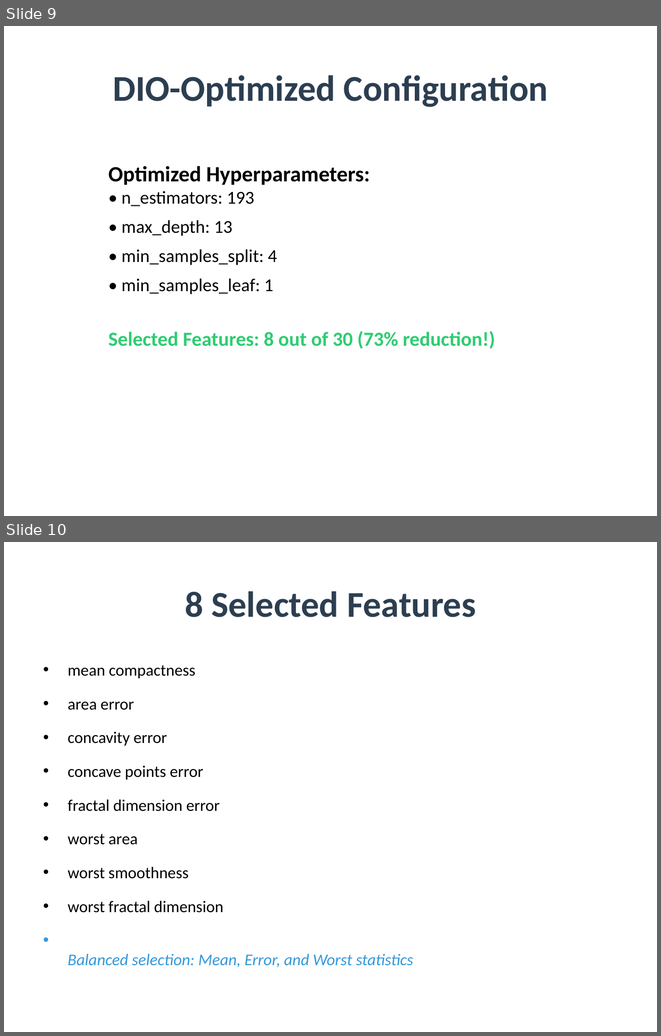
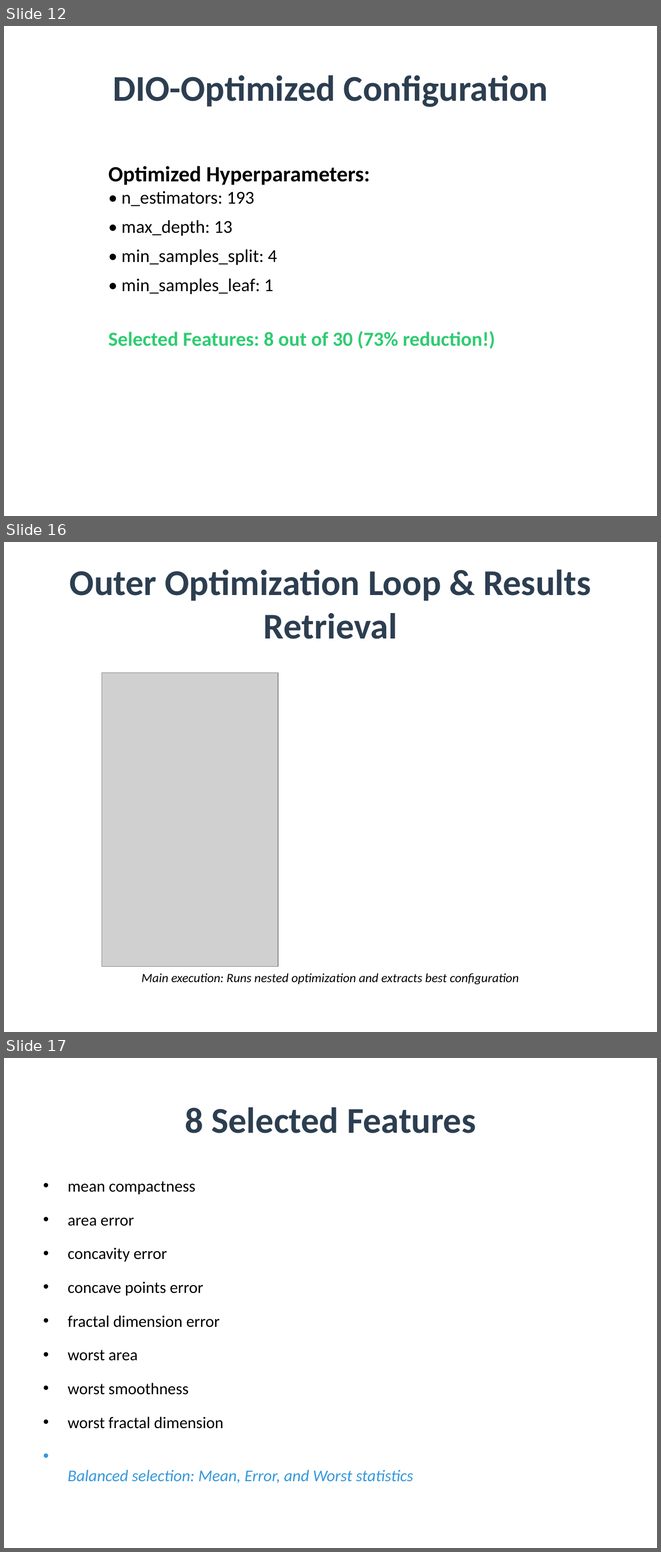
Before and after one commit to amine-dubs/dio-optimization, a slide deck: Presentation/DIO_Research_Presentation.pptx. Shown one above the other, each under a label of ours: slides 9 and 10 before the commit, slides 12, 16 and 17 after it; the slides between them are not shown. The pictures are 661x1036 and 661x1552 pixels, drawn with LibreOffice and Linux fonts; fonts in the diff are those of the drawing; grey boxes stand for pictures. Boxes give left, top, right and bottom in pixels: in the first picture for what was removed or moved away, otherwise in the second. Text is boxed around its words. In the diff, an @@ line names an element or a change of style, - is before the commit and + after.

```diff
--- a/Presentation/DIO_Research_Presentation.pptx
+++ b/Presentation/DIO_Research_Presentation.pptx
@@ slide 16 added at (4,542,657,1032), background #FFFFFF @@
@@ title added at (70,570,591,639), 40 pt, text #2C3E50, bold @@
+Outer Optimization Loop & Results Retrieval
@@ picture added at (102,672,278,967) @@
@@ text added at (141,973,519,984), 14 pt, text #000000, italic @@
+Main execution: Runs nested optimization and extracts best configuration
@@ what was slide 9 is now slide 12 @@
@@ what was slide 10 is now slide 17 @@
```
Also in this commit, not shown: 6 slides changed, 11 other slides added, 26 other files.
